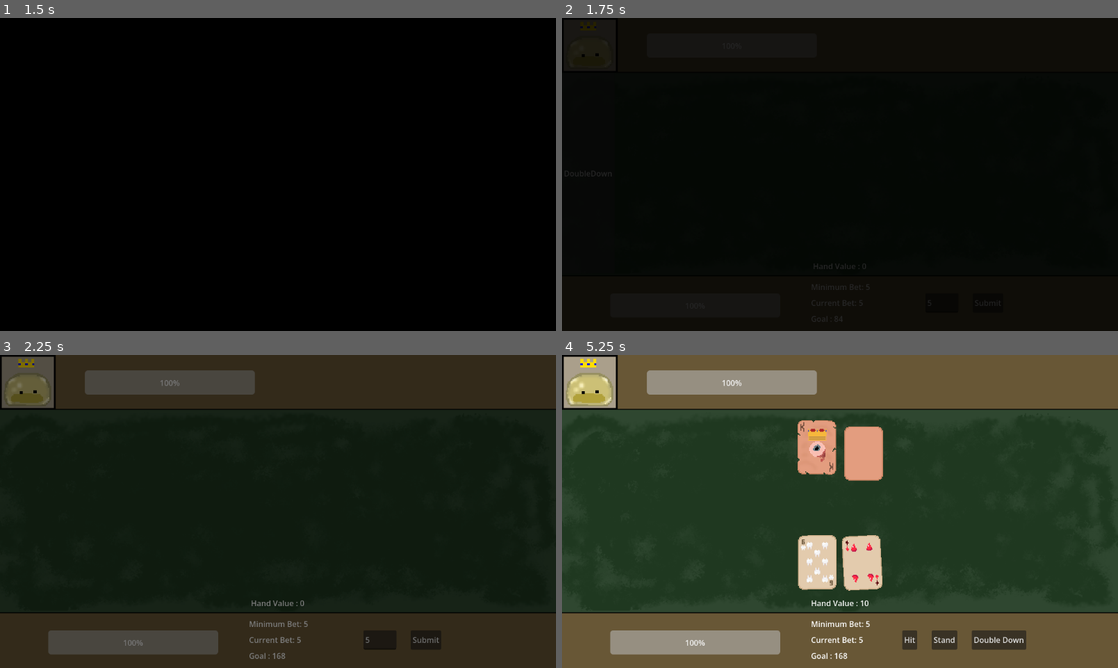
Above: before the commit, frames 1-4 (two rows, left to right).
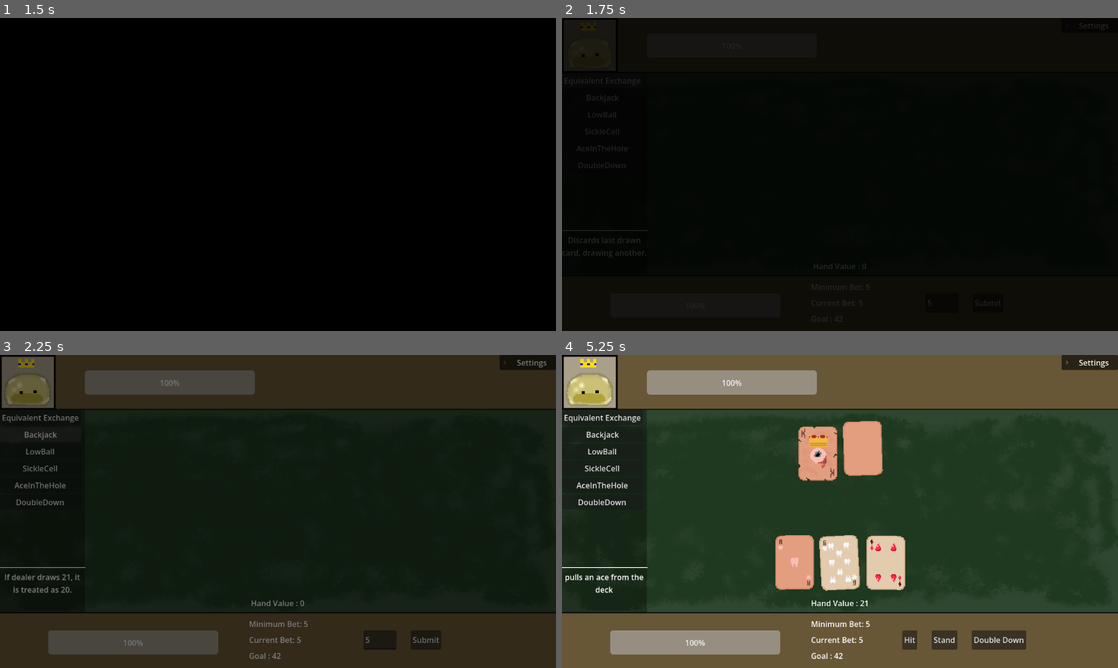
Above: after the commit, the same moments.

Repository: ZaneSoCool/GDaM-Mega-Collab-Fall-2025
Game: Godot game, scene res://Scenes/BlackJack.tscn
Two runs of this game, one before a commit and one after it. Both use one fixed random seed, a clock stepped at 60 frames per second and the inputs below. This scene is started directly instead of the project's main scene.
Inputs (mouse positions are in pixels of both pictures, inside the frame that each line leads up to):
- Up to frame 1 (1.5 s): click "DoubleDown" at 0.5 s; click "DoubleDown" (after the commit: "Equivalent Exchange") at 1.25 s
- Up to frame 2 (1.75 s): no input
- Up to frame 3 (2.25 s): click "DoubleDown" (after the commit: "Backjack") at 2 s
- Up to frame 4 (5.25 s): click (600, 452) at 2.75 s, where only the run after the commit has a clickable "LowBall"; click (600, 467) at 3.5 s, where only the run after the commit has a clickable "SickleCell"; click (600, 486) at 4.25 s, where only the run after the commit has a clickable "AceInTheHole"; click "Submit" at 5 s

Frame 1 is identical in both runs. In frame 2, 0.2% of the frame differs, in the area x 0-98%, y 1-98%; in frame 3, 1.1%; in frame 4, 8.9%, in the area x 0-100%, y 0-98%.

Commit message:
Reformated powerup menu, added description

Diff:
--- a/Scenes/BlackJack.tscn
+++ b/Scenes/BlackJack.tscn
@@ -4,6 +4,10 @@
 [ext_resource type="Texture2D" uid="uid://bkmw2hffqlh67" path="res://Assets/Textures/arenaEdited.png" id="2_4fb4x"]
 [ext_resource type="Texture2D" uid="uid://divoknqdreiy" path="res://Assets/Textures/Temp Bosses/finalBoss.png" id="2_15ju2"]
 
+[sub_resource type="StyleBoxLine" id="StyleBoxLine_4fb4x"]
+color = Color(1, 1, 1, 1)
+thickness = 2
+
 [node name="Blackjack" type="Control" unique_id=113715784]
 layout_mode = 3
 anchors_preset = 15
@@ -14,8 +18,10 @@
 mouse_filter = 2
 script = ExtResource("1_15ju2")
 dealer_max_vitality = 20
+metadata/_edit_vertical_guides_ = [-202.0]
 
 [node name="BG" type="TextureRect" parent="." unique_id=1327504477]
+z_index = -1000
 layout_mode = 1
 anchors_preset = 15
 anchor_right = 1.0
@@ -184,20 +190,48 @@
 text = "Hand Value : 0"
 horizontal_alignment = 1
 
-[node name="PowerUps" type="HBoxContainer" parent="." unique_id=350120906]
-layout_mode = 0
+[node name="LeftBar" type="Control" parent="." unique_id=1500190085]
+anchors_preset = 0
 offset_top = 114.0
-offset_right = 300.99982
-offset_bottom = 529.0
-mouse_filter = 2
-
-[node name="PowerUpsPassive" type="HBoxContainer" parent="." unique_id=1760083254]
-layout_mode = 0
-offset_left = 851.0
-offset_top = 106.0
-offset_right = 1147.0
-offset_bottom = 531.0
-mouse_filter = 2
+offset_right = 176.0
+offset_bottom = 534.0
+size_flags_vertical = 3
+
+[node name="ColorRect" type="ColorRect" parent="LeftBar" unique_id=2057679357]
+z_index = -1
+layout_mode = 1
+anchors_preset = 15
+anchor_right = 1.0
+anchor_bottom = 1.0
+grow_horizontal = 2
+grow_vertical = 2
+size_flags_horizontal = 3
+color = Color(0, 0, 0, 0.31764707)
+
+[node name="PowerUps" type="GridContainer" parent="LeftBar" unique_id=2145680514]
+layout_mode = 0
+offset_right = 176.0
+offset_bottom = 318.0
+
+[node name="HSeparator" type="HSeparator" parent="LeftBar" unique_id=1417846415]
+layout_mode = 0
+offset_top = 318.0
+offset_right = 176.0
+offset_bottom = 334.0
+theme_override_styles/separator = SubResource("StyleBoxLine_4fb4x")
+
+[node name="PowerUpDescription" type="Label" parent="LeftBar" unique_id=93275060]
+layout_mode = 1
+anchors_preset = 15
+anchor_right = 1.0
+anchor_bottom = 1.0
+offset_top = 334.0
+grow_horizontal = 2
+grow_vertical = 2
+size_flags_horizontal = 6
+text = "description here hello"
+horizontal_alignment = 1
+autowrap_mode = 2
 
 [connection signal="pressed" from="playButtons/Hit" to="." method="_on_hit_pressed"]
 [connection signal="pressed" from="playButtons/Stand" to="." method="_on_stand_pressed"]
--- a/Scenes/powerUps/ace_in_the_hole.tscn
+++ b/Scenes/powerUps/ace_in_the_hole.tscn
@@ -1,11 +1,13 @@
-[gd_scene load_steps=2 format=3 uid="uid://bm55cgruhhix1"]
+[gd_scene format=3 uid="uid://bm55cgruhhix1"]
 
 [ext_resource type="Script" uid="uid://dy3x1ujd4ltle" path="res://Scripts/powerUps/ace_in_the_hole.gd" id="1_kanmp"]
 
-[node name="aceInTheHole" type="Button"]
+[node name="aceInTheHole" type="Button" unique_id=1858372648]
 offset_right = 8.0
 offset_bottom = 8.0
 script = ExtResource("1_kanmp")
 powerUpName = "AceInTheHole"
+description = "pulls an ace from the deck"
 
+[connection signal="mouse_entered" from="." to="." method="_on_mouse_entered"]
 [connection signal="pressed" from="." to="." method="_on_pressed"]
--- a/Scenes/powerUps/back_jack.tscn
+++ b/Scenes/powerUps/back_jack.tscn
@@ -7,6 +7,8 @@
 offset_bottom = 8.0
 script = ExtResource("1_0b1aa")
 powerUpName = "Backjack"
+description = "If dealer draws 21, it is treated as 20."
 isPassive = true
 
+[connection signal="mouse_entered" from="." to="." method="_on_mouse_entered"]
 [connection signal="pressed" from="." to="." method="_on_pressed"]
--- a/Scenes/powerUps/double_down.tscn
+++ b/Scenes/powerUps/double_down.tscn
@@ -8,5 +8,7 @@
 text = "DoubleDown"
 script = ExtResource("1_26hs1")
 powerUpName = "DoubleDown"
+description = "Doubles round goal. Ex: 21 -> 42"
 
+[connection signal="mouse_entered" from="." to="." method="_on_mouse_entered"]
 [connection signal="pressed" from="." to="." method="_on_pressed"]
--- a/Scenes/powerUps/equivalent_exchange.tscn
+++ b/Scenes/powerUps/equivalent_exchange.tscn
@@ -1,11 +1,13 @@
-[gd_scene load_steps=2 format=3 uid="uid://bjv7xvgpyvdqs"]
+[gd_scene format=3 uid="uid://bjv7xvgpyvdqs"]
 
 [ext_resource type="Script" uid="uid://bryetamxu3rfe" path="res://Scripts/powerUps/equivelant_exchange.gd" id="1_qop0c"]
 
-[node name="equivExchange" type="Button"]
+[node name="equivExchange" type="Button" unique_id=1972005583]
 offset_right = 8.0
 offset_bottom = 8.0
 script = ExtResource("1_qop0c")
 powerUpName = "Equivalent Exchange"
+description = "Discards last drawn card, drawing another."
 
+[connection signal="mouse_entered" from="." to="." method="_on_mouse_entered"]
 [connection signal="pressed" from="." to="." method="_on_pressed"]
--- a/Scenes/powerUps/low_ball.tscn
+++ b/Scenes/powerUps/low_ball.tscn
@@ -1,11 +1,13 @@
-[gd_scene load_steps=2 format=3 uid="uid://bsvb0lh0coqig"]
+[gd_scene format=3 uid="uid://bsvb0lh0coqig"]
 
 [ext_resource type="Script" uid="uid://b16wu2c2i6ebc" path="res://Scripts/powerUps/low_ball.gd" id="1_ido78"]
 
-[node name="lowBall" type="Button"]
+[node name="lowBall" type="Button" unique_id=689494333]
 offset_right = 8.0
 offset_bottom = 8.0
 script = ExtResource("1_ido78")
 powerUpName = "LowBall"
+description = "Doubles value of current 1,2,3s"
 
+[connection signal="mouse_entered" from="." to="." method="_on_mouse_entered"]
 [connection signal="pressed" from="." to="." method="_on_pressed"]
--- a/Scenes/powerUps/sickle_cell.tscn
+++ b/Scenes/powerUps/sickle_cell.tscn
@@ -1,11 +1,13 @@
-[gd_scene load_steps=2 format=3 uid="uid://mgfp5il7um32"]
+[gd_scene format=3 uid="uid://mgfp5il7um32"]
 
 [ext_resource type="Script" uid="uid://bh17og0jsw6hq" path="res://Scripts/powerUps/sickleCell.gd" id="1_7b8ft"]
 
-[node name="sickleCell" type="Button"]
+[node name="sickleCell" type="Button" unique_id=1893559602]
 offset_right = 8.0
 offset_bottom = 8.0
 script = ExtResource("1_7b8ft")
 powerUpName = "SickleCell"
+description = "Halves value of all even number cards in current hand."
 
+[connection signal="mouse_entered" from="." to="." method="_on_mouse_entered"]
 [connection signal="pressed" from="." to="." method="_on_pressed"]
--- a/Scenes/power_up.tscn
+++ b/Scenes/power_up.tscn
@@ -1,11 +1,12 @@
-[gd_scene load_steps=2 format=3 uid="uid://b3a2probmpqiv"]
+[gd_scene format=3 uid="uid://b3a2probmpqiv"]
 
 [ext_resource type="Script" uid="uid://cpbi84r01lma0" path="res://Scripts/power_up.gd" id="1_p3i06"]
 
-[node name="powerUp" type="Button"]
+[node name="powerUp" type="Button" unique_id=790842469]
 offset_right = 8.0
 offset_bottom = 8.0
 text = "PowerUp"
 script = ExtResource("1_p3i06")
 
+[connection signal="mouse_entered" from="." to="." method="_on_mouse_entered"]
 [connection signal="pressed" from="." to="." method="_on_pressed"]
--- a/Scripts/Global.gd
+++ b/Scripts/Global.gd
@@ -6,12 +6,12 @@
 
 #stores quantity of power ups player has
 var powerUpQuantityDictionary : Dictionary[String, int] = {
-	"Equivalent Exchange" : 0,
-	"Backjack" : 0,
-	"LowBall" : 0,
-	"SickleCell" : 0,
-	"AceInTheHole" : 0,
-	"DoubleDown" : 3
+	"Equivalent Exchange" : 5,
+	"Backjack" : 5,
+	"LowBall" : 5,
+	"SickleCell" : 5,
+	"AceInTheHole" : 5,
+	"DoubleDown" : 5
 }
 
 #stores references to the scene of a powerUp
--- a/Scripts/blackjack.gd
+++ b/Scripts/blackjack.gd
@@ -39,8 +39,7 @@
 @onready var player_vitality_bar: ProgressBar = $playerVitalityBar
 @onready var dealer_vitality_bar: ProgressBar = $dealerVitalityBar
 	#powerups
-@onready var power_ups: HBoxContainer = $PowerUps
-@onready var power_ups_passive: HBoxContainer = $PowerUpsPassive
+@onready var power_ups: GridContainer = $LeftBar/PowerUps
 
 var cardScene = preload("res://Scenes/Card.tscn")
 
@@ -74,10 +73,9 @@
 	for powerUpKey in Global.powerUpQuantityDictionary:
 		if Global.powerUpQuantityDictionary[powerUpKey] > 0:
 			var powerUp = load(Global.powerUpRefDictionary[powerUpKey]).instantiate()
-			if powerUp.isPassive == false:
-				power_ups.add_child(powerUp)
-			else:
-				power_ups_passive.add_child(powerUp)
+			power_ups.add_child(powerUp)
+
+			if powerUp.isPassive == true:
 				passivePowerups.append(powerUp)
 
 	#make correct buttons visible
--- a/Scripts/powerUps/back_jack.gd
+++ b/Scripts/powerUps/back_jack.gd
@@ -1,6 +1,6 @@
 extends PowerUp
 
-#prevents player from losing when the dealer draws 21
+#If dealer draws 21, it is treated as 20.
 
 func localUse():
 	blackJackScene.dealerHand = 20
--- a/Scripts/powerUps/double_down.gd
+++ b/Scripts/powerUps/double_down.gd
@@ -1,6 +1,6 @@
 extends PowerUp
 
-#makes round goal 42 instead of 21
+#doubles round goal
 
 func localUse():
 	blackJackScene.twentyOne *= 2
--- a/Scripts/power_up.gd
+++ b/Scripts/power_up.gd
@@ -1,17 +1,24 @@
 extends Control
 class_name PowerUp
+
+#Written by Zane
 
 #THIS IS A CLASS SCRIPT THAT ALL POWERUPS WILL INHERIT
 #call use() on a powerup and it will call it here, then it will call localUse() for powerup specific stuff
 
 @export var powerUpName : String
+@export_multiline var description : String
 @export var isPassive : bool
+
+var desc_text : Label
 
 var blackJackScene : Node
 
 func _ready() -> void:
 	self.text = powerUpName
 	blackJackScene = get_tree().current_scene
+
+	desc_text = get_parent().get_parent().find_child("PowerUpDescription")
 
 func use():
 	if canUse() != null and !canUse(): return
@@ -37,3 +44,7 @@
 
 func canUse(): #returns true or false based on if powerup is allowed to be used
 	pass
+
+func _on_mouse_entered() -> void:
+	if desc_text:
+		desc_text.text = description
